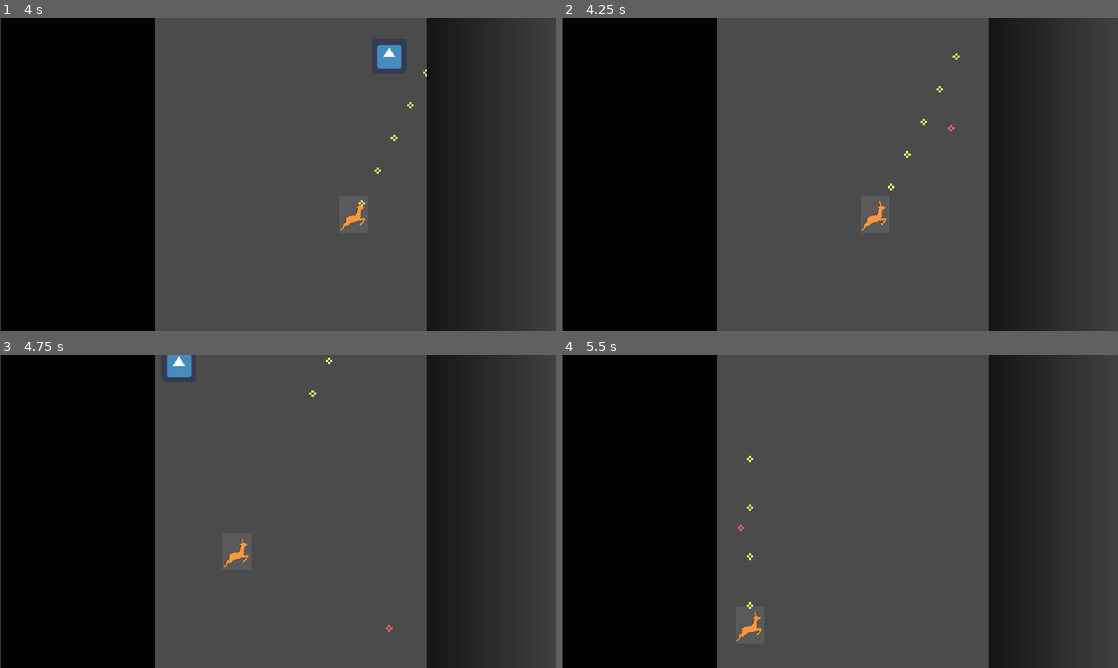
Above: before the commit, frames 1-4 (two rows, left to right).
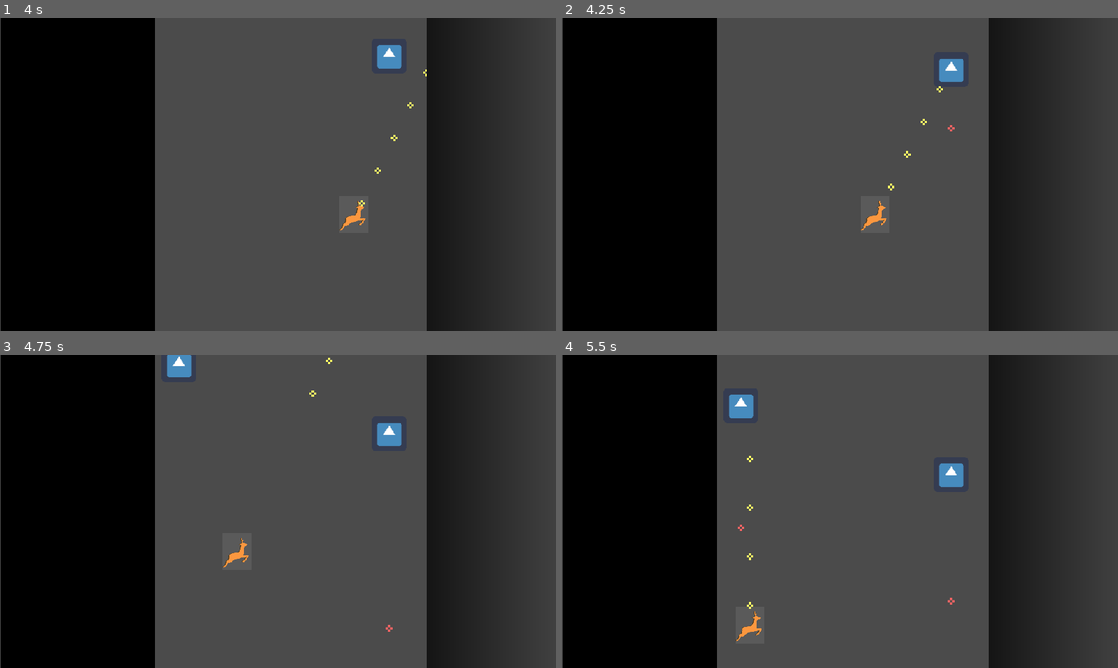
Above: after the commit, the same moments.

Repository: kyperbelt/MetalBurstPGJ
Game: Godot game, scene res://Stages/TestStage.tscn
Two runs of this game, one before a commit and one after it. Both use one fixed random seed, a clock stepped at 60 frames per second and the inputs below. The engine's default icon, where the game draws it, is replaced by a stand-in: a white triangle on a blue panel in a dark square.
Inputs:
- Up to frame 1 (4 s): tap Enter at 0.5 s; hold D (move_right) 0.53-1.28 s; hold Space (fire) 0.53-1.28 s; hold S (move_down) 1.28-2.03 s; tap Shift (move_slower) at 1.35, 2.85 s; hold D (move_right) 2.03-2.78 s; hold Space (fire) 2.03-2.78 s; hold W (move_up) 2.78-3.53 s; hold A (move_left) from 3.53 s (still down); hold Space (fire) from 3.53 s (still down)
- Up to frame 2 (4.25 s): keep holding A (move_left); keep holding Space (fire)
- Up to frame 3 (4.75 s): keep holding A (move_left); release Space (fire) at 4.28 s; tap Shift (move_slower) at 4.35 s
- Up to frame 4 (5.5 s): release A (move_left) at 5.03 s; hold S (move_down) from 5.03 s (still down); hold Space (fire) from 5.03 s (still down)

Frame 1 is identical in both runs. In frame 2, 0.3% of the frame differs, in the area x 67-73%, y 11-21%; in frame 3, 0.3%; in frame 4, 0.7%, in the area x 30-73%, y 12-80%.

Commit message:
Changed name of BulletTest to Projectiles
Minor edits

Diff:
--- a/MetalBurstGame/Objects/Player.gd
+++ b/MetalBurstGame/Objects/Player.gd
@@ -1,6 +1,6 @@
 extends Node2D
 
-const BULLET_TEST = preload("res://Objects/BulletTest.tscn")
+const BULLET_TEST = preload("res://Objects/Projectiles.tscn")
 const PLAYER_BULLET = 0
 
 const RELOAD_TIME = 0.1
--- /dev/null
+++ b/MetalBurstGame/Objects/Projectiles.gd
@@ -0,0 +1,55 @@
+extends Sprite
+
+
+# Declare member variables here. Examples:
+# var a = 2
+# var b = "text"
+var speed
+
+const PLAYER_VELOCITY = Vector2(0, -300)
+const ENEMY_VELOCITY = Vector2(0, 300)
+
+const PROJECTILE_TYPES = [
+	preload("res://placeholder_assets/bullet.png"),
+	preload("res://placeholder_assets/enemy_bullet.png")
+]
+export (int, "PLAYER_BULLET", "ENEMY_BULLET") var projectileType setget setProjectileType
+
+
+func setProjectileType(newProjectileType):
+	if newProjectileType != null:
+		projectileType = newProjectileType
+		texture = PROJECTILE_TYPES[projectileType]
+
+func _ready():
+	# print_tree_pretty()
+	$ProjectilesArea.connect("area_entered", self, "hit")
+	# $Collisionshape2D.disabled = false
+
+func _process(delta):
+	move(delta)
+	removeWenOffScreen()
+	#print(global_position)
+
+func hit(object):
+	print("Bullet collision with " + object.name + " detected!")
+	if object.name == 'EnemyArea':
+		queue_free()
+
+func move(delta):
+	if (projectileType == 0):
+		global_position += (PLAYER_VELOCITY * (2 * delta))
+	else:
+		global_position += (ENEMY_VELOCITY * (2 * delta))
+	#print("Bullet position: " + String(self.global_position))
+
+func change_speed(new_speed):
+	speed = new_speed
+
+func removeWenOffScreen():
+	if global_position.y < 0:
+		queue_free()
+
+#func start(pos):
+#	position = pos
+#	$Collisionshape2D.disabled = false
--- /dev/null
+++ b/MetalBurstGame/Objects/Projectiles.tscn
@@ -0,0 +1,13 @@
+[gd_scene load_steps=3 format=2]
+
+[ext_resource path="res://Objects/Projectiles.gd" type="Script" id=1]
+
+[sub_resource type="RectangleShape2D" id=1]
+
+[node name="ProjectilesSprite" type="Sprite"]
+script = ExtResource( 1 )
+
+[node name="ProjectilesArea" type="Area2D" parent="."]
+
+[node name="CollisionShape2D" type="CollisionShape2D" parent="ProjectilesArea"]
+shape = SubResource( 1 )
--- a/MetalBurstGame/Objects/SimpleEnemyAi.gd
+++ b/MetalBurstGame/Objects/SimpleEnemyAi.gd
@@ -5,7 +5,7 @@
 
 export(float) var speed = 100
 
-const BULLET_TEST = preload("res://Objects/BulletTest.tscn")
+const BULLET_TEST = preload("res://Objects/Projectiles.tscn")
 const ENEMY_BULLET = 1
 
 const RELOAD_TIME = 0.1
--- a/MetalBurstGame/systems/Engine.tscn
+++ b/MetalBurstGame/systems/Engine.tscn
@@ -1,9 +1,8 @@
-[gd_scene load_steps=5 format=2]
+[gd_scene load_steps=4 format=2]
 
 [ext_resource path="res://systems/Engine.gd" type="Script" id=1]
 [ext_resource path="res://Objects/Player.tscn" type="PackedScene" id=2]
-[ext_resource path="res://Objects/BulletTest.tscn" type="PackedScene" id=3]
-[ext_resource path="res://Objects/BulletTest.gd" type="Script" id=4]
+[ext_resource path="res://Objects/Projectiles.tscn" type="PackedScene" id=3]
 
 [node name="Engine" type="Node"]
 script = ExtResource( 1 )
@@ -13,11 +12,9 @@
 [node name="PlayerLayer" type="Node" parent="."]
 
 [node name="Player" parent="PlayerLayer" instance=ExtResource( 2 )]
-speed = 300.0
 
 [node name="EffectLayer" type="Node" parent="."]
 
 [node name="BulletLayer" type="Node" parent="."]
 
-[node name="Sprite" parent="BulletLayer" instance=ExtResource( 3 )]
-script = ExtResource( 4 )
+[node name="BulletSprite" parent="BulletLayer" instance=ExtResource( 3 )]
